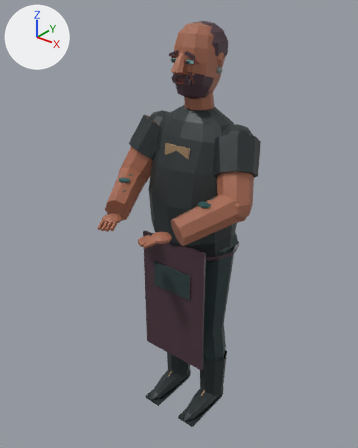
The glTF model models/barman_urban.glb: old version first, new version second.
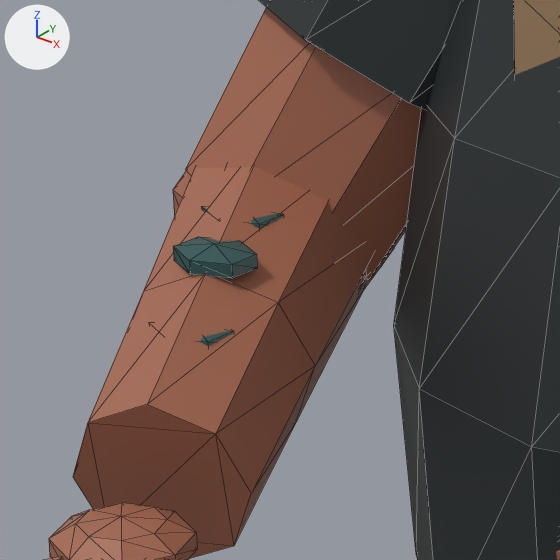
The first picture shows the older version from a camera (50 mm lens) standing at (1.207, -1.62, 1.976) and looking at (-0.02, -0.086, 1.025). The close-ups show the older and then the newer version on the part from 27% to 48% of the width and 32% to 49% of the height of that picture. Only the edits that show in the close-ups are written down. Lighting does not change. The marker at upper left points along +X, +Y and +Z. The close-ups show mesh edges as thin lines. Where no turn or scale is listed for an object, it has been applied to the vertices. Vertices at exactly the same position are counted once.

The first close-up shows 'AntebratD', 'BratD', 'Corp'.
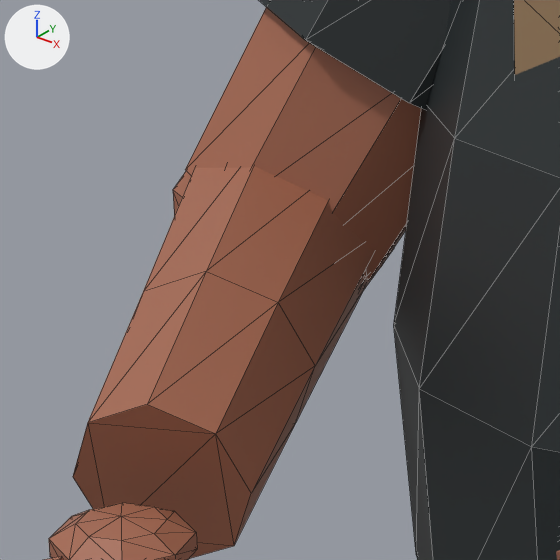
What differs and where, as boxes (x1, y1, x2, y2) in the close-ups (560 x 560 px):
part 1 of me_antebratd, deleted (cyan)
    before: (173, 237, 257, 278)
part 2 of me_antebratd, deleted
    before: (201, 207, 284, 228)
part 3 of me_antebratd, deleted (mostly hidden)
    before: (200, 330, 234, 346)

Patch to the scene script:
```diff
--- a/models/barman_urban.glb.py
+++ b/models/barman_urban.glb.py
@@ me_antebratd @@
 # used by ob_antebratd; parent = ob_bratd; location = (-0.08, -0.11, -0.215)
-me_antebratd.from_pydata(...)  # 166 vertices, 292 faces; spans x -0.067..0.204, y -0.366..0.067, z -0.124..0.07
+me_antebratd.from_pydata(...)  # 124 vertices, 220 faces; spans x -0.067..0.204, y -0.366..0.067, z -0.124..0.07
+# me_antebratd part 1: the loose piece of 14 vertices spanning x 0.037..0.083, y -0.141..-0.099, z 0.017..0.033 is deleted
+# me_antebratd part 2: the loose piece of 14 vertices spanning x 0.013..0.059, y -0.093..-0.051, z 0.022..0.038 is deleted
+# me_antebratd part 3: the loose piece of 14 vertices spanning x 0.058..0.105, y -0.184..-0.142, z -0.012..0.005 is deleted
 me_antebratd.materials.append(mat_defaultmaterial_002)
```
